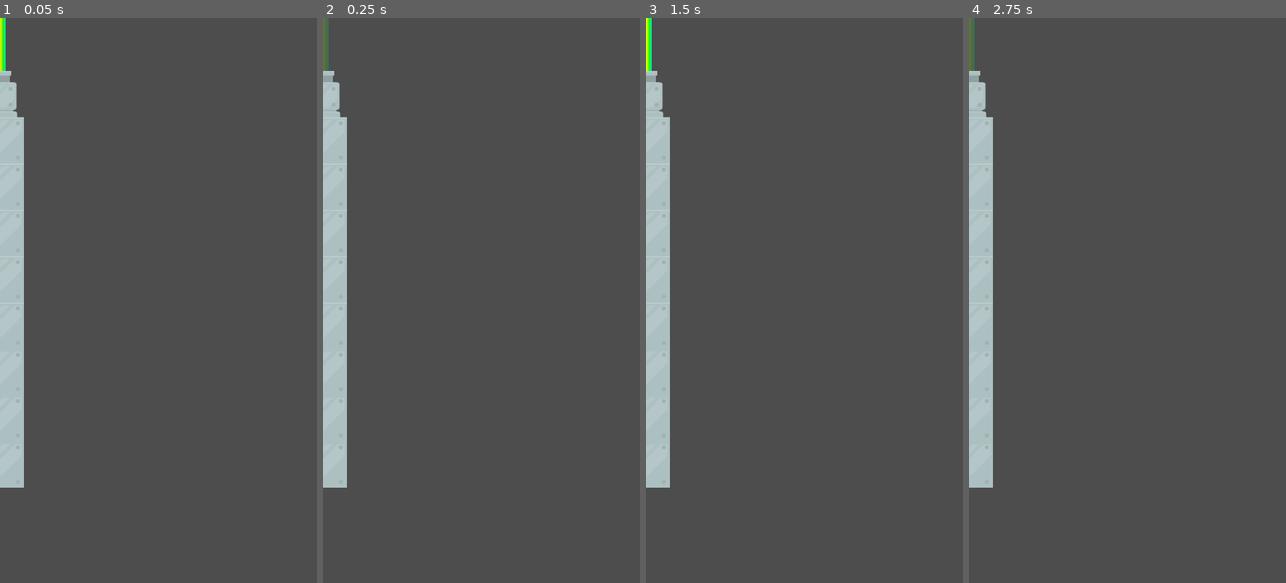
Above: before the commit, frames 1-4 (left to right).
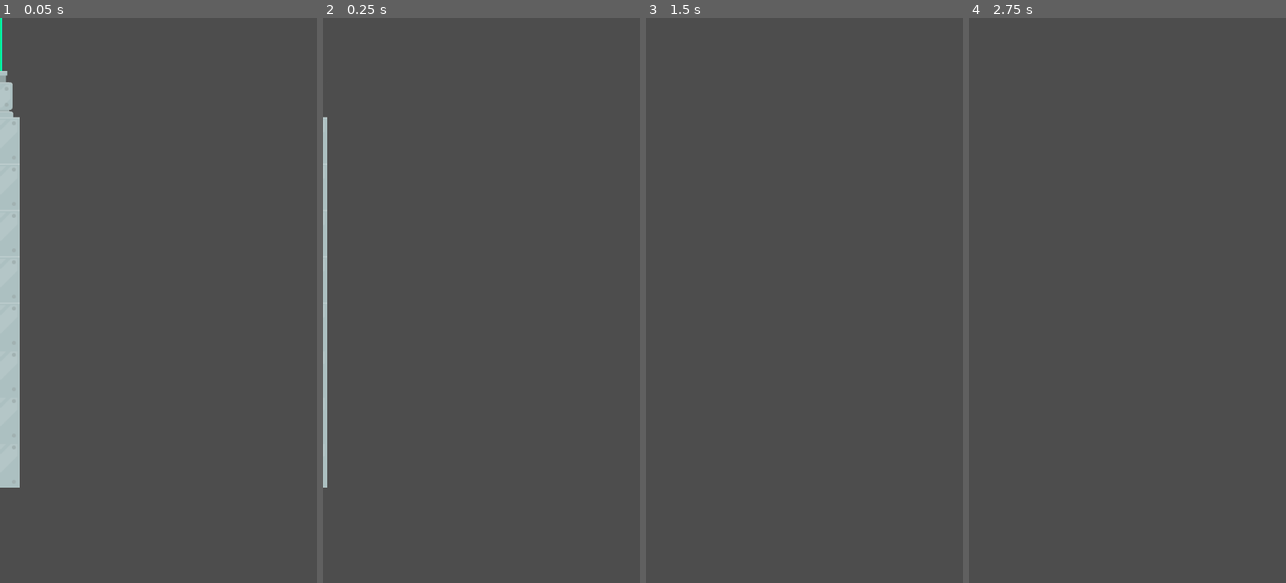
Above: after the commit, the same moments.

Repository: jaerrib/learning-godot
Game: Godot game, scene res://scenes/pipes/pipes.tscn
The game is run twice, just before and just after one commit, with the same random seed, the same clock (stepped at 60 frames per second) and the same inputs. This scene is started directly instead of the project's main scene.
Inputs:
- Up to frame 1 (0.05 s): no input
- Up to frame 2 (0.25 s): no input
- Up to frame 3 (1.5 s): tap Space (fly) at 0.6, 1.35 s
- Up to frame 4 (2.75 s): tap Space (fly) at 2.1 s

The runs differ from the first frame. In frame 1, 1.2% of the frame differs, in the area x 0-8%, y 0-84%; in frame 2, 4.6%; in frame 3, 5.5%; in frame 4, 5.5%.

Commit message:
Add movement and exit screen logic

Diff:
--- /dev/null
+++ b/tappy-plane/scenes/pipes/pipes.gd
@@ -0,0 +1,16 @@
+extends Node2D
+
+const SPEED = 120.0
+
+# Called every frame. 'delta' is the elapsed time since the previous frame.
+func _process(delta: float) -> void:
+	position.x -= SPEED * delta
+	check_off_screen()
+
+
+func check_off_screen() -> void:
+	if position.x < -500:
+		queue_free()
+
+func _on_screen_exited() -> void:
+	queue_free()
--- a/tappy-plane/scenes/pipes/pipes.tscn
+++ b/tappy-plane/scenes/pipes/pipes.tscn
@@ -1,10 +1,12 @@
-[gd_scene load_steps=4 format=3 uid="uid://c7lscskedj2lj"]
+[gd_scene load_steps=5 format=3 uid="uid://c7lscskedj2lj"]
 
 [ext_resource type="PackedScene" uid="uid://dy0ii7xtyd6kg" path="res://scenes/pipe/pipe.tscn" id="1_0bu6r"]
+[ext_resource type="Script" path="res://scenes/pipes/pipes.gd" id="1_hcwmx"]
 [ext_resource type="PackedScene" uid="uid://b1icet2kebd3k" path="res://scenes/laser/laser.tscn" id="2_r2u0x"]
 [ext_resource type="AudioStream" uid="uid://cpfn07imkg525" path="res://assets/audio/score.wav" id="3_upijq"]
 
 [node name="Pipes" type="Node2D"]
+script = ExtResource("1_hcwmx")
 
 [node name="Upper" parent="." instance=ExtResource("1_0bu6r")]
 position = Vector2(0, -80)
@@ -22,3 +24,5 @@
 [node name="ScoreSound" type="AudioStreamPlayer2D" parent="."]
 position = Vector2(45, 0)
 stream = ExtResource("3_upijq")
+
+[connection signal="screen_exited" from="VisibleOnScreenNotifier2D" to="." method="_on_screen_exited"]
